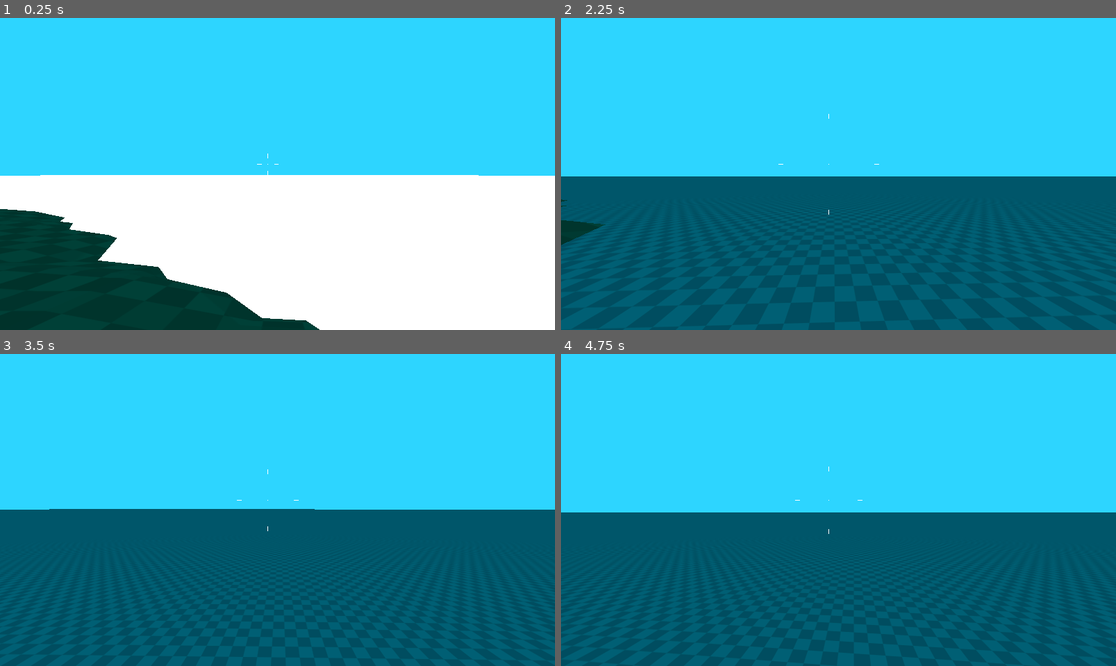
Above: before the commit, frames 1-4 (two rows, left to right).
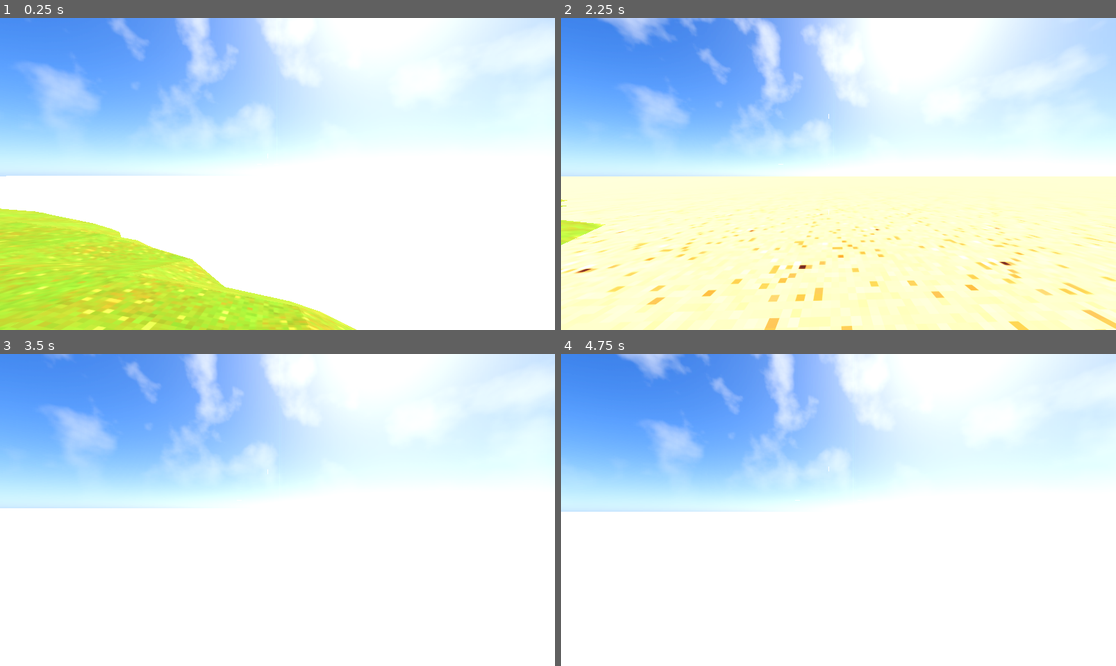
Above: after the commit, the same moments.

Repository: gileslaw/Project0
Game: Godot game, scene res://Scenes/island.tscn
The game is run twice, just before and just after one commit, with the same random seed, the same clock (stepped at 60 frames per second) and the same inputs.
Inputs (mouse positions are in pixels of both pictures, inside the frame that each line leads up to):
- Up to frame 1 (0.25 s): no input
- Up to frame 2 (2.25 s): tap Enter at 0.5 s; move the mouse to (866, 174) at 0.52 s; hold Shift (sprint) 0.53-1.28 s; hold W (up) from 0.53 s (still down); tap Space (jump) at 0.77, 1.52 s; move the mouse to (810, 174) at 1.27 s; tap Ctrl at 1.35 s; move the mouse to (849, 167) at 2.02 s; hold Shift (sprint) from 2.03 s (still down)
- Up to frame 3 (3.5 s): keep holding W (up); move the mouse to (271, 516) at 2.77 s; release Shift (sprint) at 2.78 s; tap Ctrl at 2.85 s; tap Space (jump) at 3.02 s
- Up to frame 4 (4.75 s): keep holding W (up); move the mouse to (877, 513) at 3.52 s; hold Shift (sprint) 3.53-4.28 s; tap Space (jump) at 3.77, 4.52 s; move the mouse to (794, 506) at 4.27 s; tap Ctrl at 4.35 s

The runs differ from the first frame. In frame 1, 65% of the frame differs, in the area x 0-100%, y 0-100%; in frame 2, 100%; in frame 3, 100%; in frame 4, 100%.

Commit message:
sky + water + new materials

Diff:
--- a/Materials/platform.tres
+++ b/Materials/platform.tres
@@ -1,8 +1,8 @@
 [gd_resource type="StandardMaterial3D" load_steps=2 format=3 uid="uid://la5uvpglgvkq"]
 
-[ext_resource type="Texture2D" uid="uid://ba33msr053tu" path="res://Grids/Light/texture_07.png" id="1_4yf8a"]
+[ext_resource type="Texture2D" uid="uid://ceo5kf5p6gb0i" path="res://Terrain/sand_t.png" id="1_6di5d"]
 
 [resource]
-albedo_color = Color(0.780398, 0.644519, 0.416627, 1)
-albedo_texture = ExtResource("1_4yf8a")
-uv1_triplanar = true
+albedo_color = Color(0.92549, 0.862745, 0.705882, 1)
+albedo_texture = ExtResource("1_6di5d")
+uv1_scale = Vector3(300, 300, 300)
--- a/Materials/water_shader.tres
+++ /dev/null
@@ -1,13 +0,0 @@
-[gd_resource type="ShaderMaterial" load_steps=2 format=3 uid="uid://dqtrc0kfoelju"]
-
-[ext_resource type="Shader" path="res://Materials/water_shader.gdshader" id="1_6v1xt"]
-
-[resource]
-render_priority = 0
-shader = ExtResource("1_6v1xt")
-shader_parameter/WaveSpeed = 0.01
-shader_parameter/WaveIntensity = 0.2
-shader_parameter/WaveColor = Color(0, 1, 0.986607, 1)
-shader_parameter/WaterColor = Color(0.242666, 0.566844, 0.999999, 1)
-shader_parameter/FoamSize = 0.215
-shader_parameter/WaterOpacity = 0.4
--- a/Materials/water_toon.tres
+++ b/Materials/water_toon.tres
@@ -1,13 +1,13 @@
 [gd_resource type="ShaderMaterial" load_steps=2 format=3 uid="uid://fequmdpte1mp"]
 
-[ext_resource type="Shader" path="res://Materials/island.gdshader" id="1_buw12"]
+[ext_resource type="Shader" path="res://Materials/water_shader.gdshader" id="1_5wa4s"]
 
 [resource]
 render_priority = 0
-shader = ExtResource("1_buw12")
-shader_parameter/WATER_COL = Color(0.04, 0.38, 0.88, 1)
-shader_parameter/WATER2_COL = Color(0.04, 0.35, 0.78, 1)
-shader_parameter/FOAM_COL = Color(0.8125, 0.9609, 0.9648, 1)
-shader_parameter/distortion_speed = 2.0
-shader_parameter/tile = Vector2(2000, 2000)
-shader_parameter/wave_speed = 1.5
+shader = ExtResource("1_5wa4s")
+shader_parameter/WaveSpeed = 0.01
+shader_parameter/WaveIntensity = 0.2
+shader_parameter/WaveColor = Color(0, 1, 0.986607, 1)
+shader_parameter/WaterColor = Color(0, 0.169643, 1, 1)
+shader_parameter/FoamSize = 0.1
+shader_parameter/WaterOpacity = 0.72
--- a/Scenes/env.tres
+++ b/Scenes/env.tres
@@ -1,15 +1,22 @@
-[gd_resource type="Environment" format=3 uid="uid://bg6q3j66jcohg"]
+[gd_resource type="Environment" load_steps=3 format=3 uid="uid://bg6q3j66jcohg"]
+
+[ext_resource type="Material" uid="uid://c2igodq18gwhi" path="res://Shaders/new_panorama_sky_material.tres" id="1_0utmt"]
+
+[sub_resource type="Sky" id="Sky_rqft3"]
+sky_material = ExtResource("1_0utmt")
 
 [resource]
-background_mode = 1
+background_mode = 2
 background_color = Color(0.0898478, 0.611538, 1, 1)
+sky = SubResource("Sky_rqft3")
 tonemap_mode = 3
 ssao_enabled = true
 sdfgi_enabled = true
 sdfgi_energy = 0.7
 volumetric_fog_enabled = true
-volumetric_fog_density = 0.005
+volumetric_fog_density = 0.011
 volumetric_fog_length = 500.0
+volumetric_fog_sky_affect = 0.269
 adjustment_enabled = true
 adjustment_contrast = 1.1
 adjustment_saturation = 1.35
--- a/Scenes/island.tscn
+++ b/Scenes/island.tscn
@@ -1,10 +1,9 @@
-[gd_scene load_steps=9 format=3 uid="uid://cgsuip8krrrdk"]
+[gd_scene load_steps=8 format=3 uid="uid://cgsuip8krrrdk"]
 
 [ext_resource type="Environment" uid="uid://bg6q3j66jcohg" path="res://Scenes/env.tres" id="1_un5ik"]
 [ext_resource type="PackedScene" uid="uid://djpj3jwu0yjij" path="res://Scenes/player.tscn" id="2_xiq0q"]
 [ext_resource type="Material" uid="uid://la5uvpglgvkq" path="res://Materials/platform.tres" id="3_dgudq"]
 [ext_resource type="PackedScene" uid="uid://hv81sw6j13jf" path="res://Terrain/lowpolyterrain.glb" id="4_luh1t"]
-[ext_resource type="Material" uid="uid://dqtrc0kfoelju" path="res://Materials/water_shader.tres" id="5_p0fmk"]
 [ext_resource type="Material" uid="uid://fequmdpte1mp" path="res://Materials/water_toon.tres" id="6_bm3kv"]
 
 [sub_resource type="CameraAttributesPractical" id="CameraAttributesPractical_hwt7c"]
@@ -23,7 +22,6 @@
 
 [node name="DirectionalLight3D" type="DirectionalLight3D" parent="."]
 transform = Transform3D(-0.866024, -0.433016, 0.250001, 0, 0.499998, 0.866026, -0.500003, 0.749999, -0.43301, 0, 0, 0)
-visible = false
 shadow_enabled = true
 
 [node name="Player" parent="." instance=ExtResource("2_xiq0q")]
@@ -40,12 +38,6 @@
 [node name="lowpolyterrain" parent="structures" instance=ExtResource("4_luh1t")]
 transform = Transform3D(1, 0, 0, 0, 1, 0, 0, 0, 1, 0, -1, 0)
 
-[node name="water" type="CSGBox3D" parent="structures"]
-transform = Transform3D(1, 0, 0, 0, 1, 0, 0, 0, 1, -0.00572968, -1.99093, -0.000160217)
-material_override = ExtResource("5_p0fmk")
-size = Vector3(1000, 10, 1000)
-
-[node name="plane" type="CSGMesh3D" parent="structures"]
-transform = Transform3D(1, 0, 0, 0, 1, 0, 0, 0, 1, 0.00213623, 4.02036, 0.00108147)
-visible = false
+[node name="water" type="CSGMesh3D" parent="structures"]
+transform = Transform3D(1, 0, 0, 0, 1, 0, 0, 0, 1, 0.00213623, 2.02036, 0.00108147)
 mesh = SubResource("PlaneMesh_g5m0y")
--- /dev/null
+++ b/Shaders/new_panorama_sky_material.tres
@@ -0,0 +1,6 @@
+[gd_resource type="PanoramaSkyMaterial" load_steps=2 format=3 uid="uid://c2igodq18gwhi"]
+
+[ext_resource type="Texture2D" uid="uid://bxon8eg2d3rq3" path="res://Shaders/Sky_t.png" id="1_s3l0q"]
+
+[resource]
+panorama = ExtResource("1_s3l0q")
--- a/Terrain/terrain_mat.tres
+++ b/Terrain/terrain_mat.tres
@@ -1,10 +1,9 @@
 [gd_resource type="StandardMaterial3D" load_steps=2 format=3 uid="uid://8365f5tu68wa"]
 
-[ext_resource type="Texture2D" uid="uid://ci0hox5u8yqbd" path="res://Grids/Green/texture_09.png" id="1_vk5yb"]
+[ext_resource type="Texture2D" uid="uid://16iuxnyn0sdi" path="res://Terrain/lowpolyterrain_grass_t.png" id="1_a4o1q"]
 
 [resource]
 resource_name = "terrain_mat"
-albedo_color = Color(0.513233, 0.513233, 0.513233, 1)
-albedo_texture = ExtResource("1_vk5yb")
-uv1_scale = Vector3(30, 30, 30)
-uv1_triplanar = true
+albedo_color = Color(0.592157, 0.627451, 0.207843, 1)
+albedo_texture = ExtResource("1_a4o1q")
+uv1_scale = Vector3(50, 50, 50)
Binary file added: Shaders/Sky_t.png
Not shown, added: Shaders/Sky_t.png.import
Binary file changed: Terrain/lowpolyterrain.glb
Binary file added: Terrain/lowpolyterrain_grass_t.png
Not shown, added: Terrain/lowpolyterrain_grass_t.png.import
Binary file added: Terrain/lowpolyterrain_pxArt.png
Not shown, added: Terrain/lowpolyterrain_pxArt.png.import
Binary file added: Terrain/sand_t.png
Not shown, added: Terrain/sand_t.png.import
